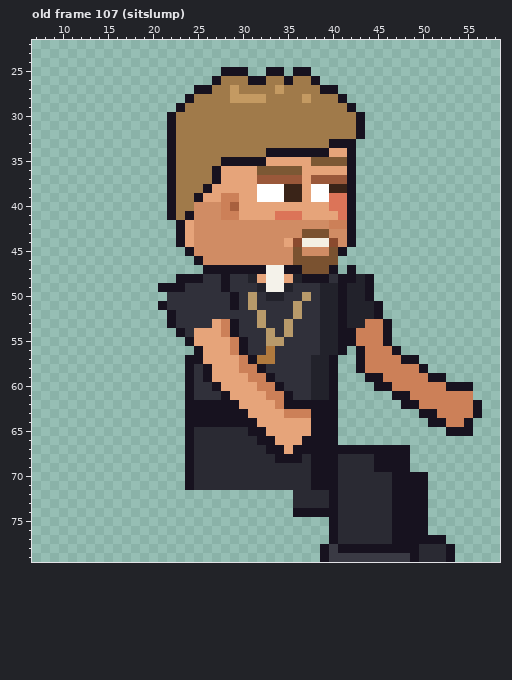
File history of a pixel-art file, sprites/expo/expo_priest_right_anim.aseprite. The picture above was drawn from the file before the commit.
64x80 pixels, 129 frames. Colours within 5 levels of each other are drawn and written as one. Shown: old frame 107 (sitslump): x 7..58, y 22..79. The commit also changed other frames, which this record leaves out.
Now the later version:
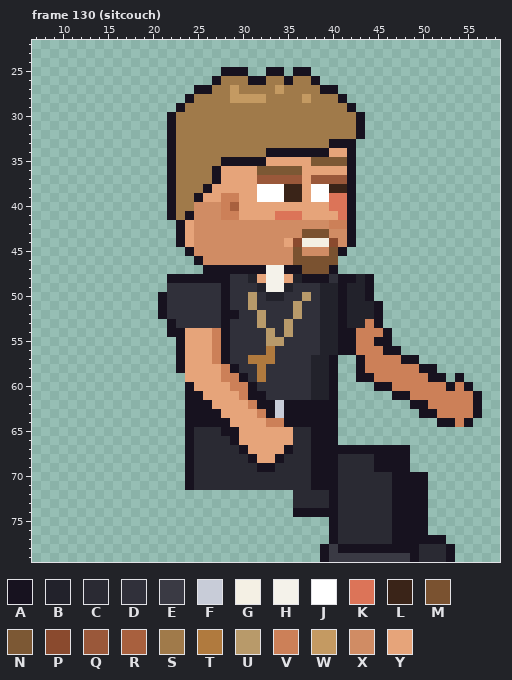
Palette (. is transparent): A #17121f  B #22222b  C #2a2a33  D #30303a  E #3a3a44  F #c8ccd8  G #f4f0e4  H #f4f2ea  J #ffffff  K #dc7458  L #3a2418  M #7a5230  N #7c5834  P #8a4a2e  Q #9a583a  R #a8603e  S #a07a4a  T #b07a3e  U #b89a6a  V #cc8058  W #c49a62  X #d08c64  Y #e6a47a
A new or re-ordered frame is compared with the old frame closest to it.
The edit:
frames 129 -> 135
--- frame 130 (sitcouch) is new; against old frame 107 (sitslump), layers "Near Arm", "Back Arm"
@@ x 7..58 @@
 46 ..................AXXXXXXXXXXMMMMM..................
-47 ...................AAAAAAAHHAAMMMA.A................
-48 ................AAADDADDBYHHYBAAADAABA..............
-49 ..............AAADDDDADDDBHHBDDDBBABBA..............
-50 ...............DDDDDDDADUDBBDDUDBBABBA..............
-51 ..............ADDDDDDDADUDDDDUDDBBABBBA.............
-52 ...............ADDDDDDDDDUDDDUDDBBABBBA.............
-53 ...............ADDDDYVADDUDDUDDDBBABBVVA............
-54 ................ADYYYVADDDUDUDDDBBAAVVVA............
-55 .................AYYYYVADDUUDDDDBBAAVVVA............
-56 ..................AYYYVADDTDDDDDBBA.AVVVA...........
-57 .................AAYYYYVATTDDDDBBA..AVVVVAA.........
-58 .................ADAYYYVVADDDDDBBA..AVVVVVVA........
-59 .................ADAYYYYVVADDDDBBA...AAVVVVVAA......
-60 .................ADDAYYYYVVADDDBBA....AAVVVVVVAAA...
-61 .................ADDDAYYYYVVADDBBA......AAVVVVVVV...
-62 .................AAAAAAYYYYVAAAAAA.......AAVVVVVVA..
-63 .................AAAAAAAYYYYVVVAAA.........AAVVVVA..
-64 .................AAAAAAAAYYYYYYAAA..........AAVVA...
-65 .................ACCCCCCAAYYYYYAAA............AAA...
-66 .................ACCCCCCCAAYYYAAAA..................
-67 .................ACCCCCCCCAAYAAAAAAAAAAAAA..........
-68 .................ACCCCCCCCCAAACAAACCCCAAAA..........
-69 .................ACCCCCCCCCCCCCAAACCCCAAAA..........
+47 ...................AAAAAAAHHAAMMMA..................
+48 ...............AAAAAAADDBYHHYBAAADAABA..............
+49 ...............DDDDDDADDDBHHBDDDBBABBA..............
+50 ..............ADDDDDDADDUDBBDDUDBBABBA..............
+51 ..............ADDDDDDADDUDDDDUDDBBABBBA.............
+52 ..............ADDDDDDAADDUDDDUDDBBABBBA.............
+53 ...............ADDDDDADDDUDDUDDDBBABBVA.............
+54 ...............AAYYYVADDDDUDUDDDBBAAVVVA............
+55 ................AYYYVADDDDUUDDDDBBAAVVAA............
+56 ................AYYYVADDDDTDDDDDBBAAVVVAA...........
+57 ................AYYYVADDTTTDDDDBBA..AVVVVAA.........
+58 ................AYYYYVADDTDDDDDBBA..AVVVVVVAA.......
+59 .................YYYYVVADTDDDDDBBA..AAVVVVVVAA.A....
+60 .................AYYYYVVADDDDDDBBA....AAVVVVVVAVA...
+61 .................AAYYYYVAADDDDDBBA......AAVVVVVVVA..
+62 .................AAAYYYYVAAFAAAAAA........AAVVVVVA..
+63 .................AAAAYYYYVAFAAAAAA.........AAVVVVA..
+64 .................AAAAAYYYYVVAAAAAA...........AAVA...
+65 .................ACCCAAYYYYYYCCAAA..................
+66 .................ACCCCAYYYYYYCCAAA..................
+67 .................ACCCCCAYYYYACCAAAAAAAAAAA..........
+68 .................ACCCCCCAYYACCCAAACCCCAAAA..........
+69 .................ACCCCCCCAACCCCAAACCCCAAAA..........
 70 .................ACCCCCCCCCCCCCAAACCCCCCAAAA........
Pixel boxes of the changes (left, top, right, bottom) in both pictures:
erased: (347, 265, 356, 274)
changed: (158, 274, 311, 472)
changed: (347, 319, 482, 436)
